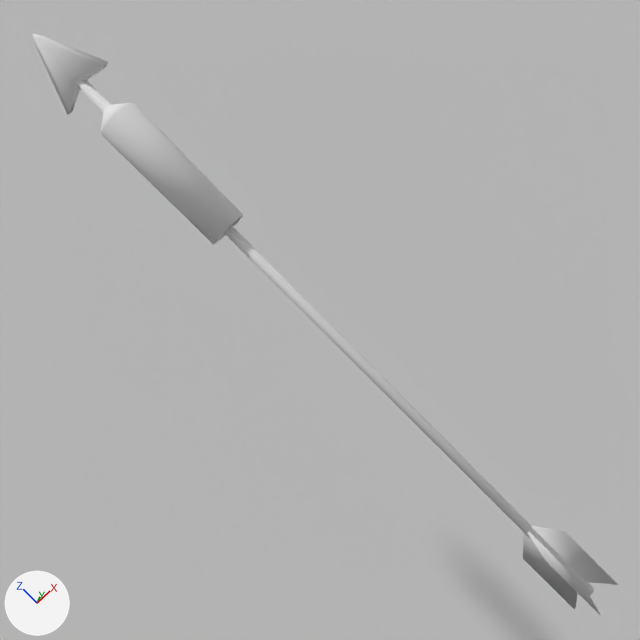
The Blender file BlendFiles/TimedExplosiveArrow.blend as it was, and as the next commit left it.
One viewpoint serves both versions: the file's camera 'Camera.001'. Lighting does not change. The marker at lower left points along +X, +Y and +Z.
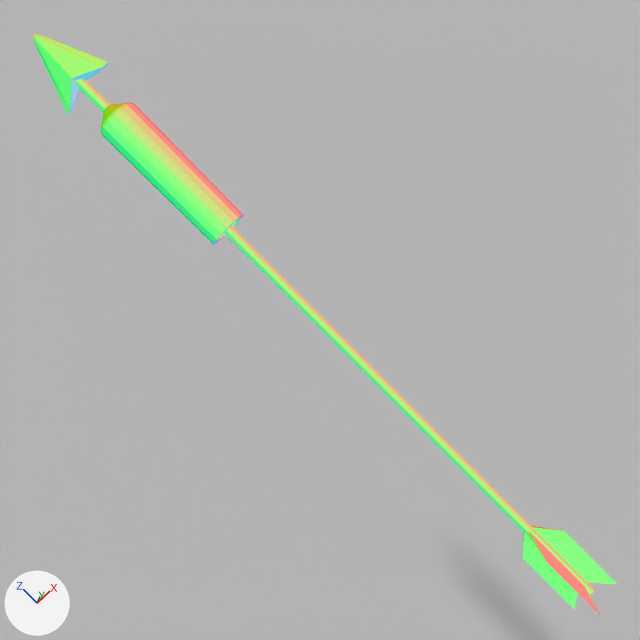
Boxes (x1, y1, x2, y2) around the edits, measured in the pictures (640 x 640 px):
'Cube', surface changed (grey to green): (32, 34, 618, 616) in both

What changed in the scene script:
```text
Add img_normal:
    img_normal = load_image('normal', '_unpacked/TimedExplosionArrow_n.png', 1024, 1024, 'sRGB')
Change mat_material:
    remove n0 = _N.new('ShaderNodeOutputMaterial'); n0.name = 'Material Output.001'
    remove n1 = _N.new('ShaderNodeBsdfDiffuse'); n1.name = 'Diffuse BSDF'
    remove _L.new(n1.outputs[0], n0.inputs[0])  # 'BSDF' to 'Surface'
    add n2 = _N.new('ShaderNodeOutputMaterial'); n2.name = 'Material Output'
    add n3 = _N.new('ShaderNodeTexImage'); n3.name = 'Image Texture'
    add n3.image = img_normal
    add _L.new(n3.outputs[0], n2.inputs[0])  # 'Color' to 'Surface'
```
